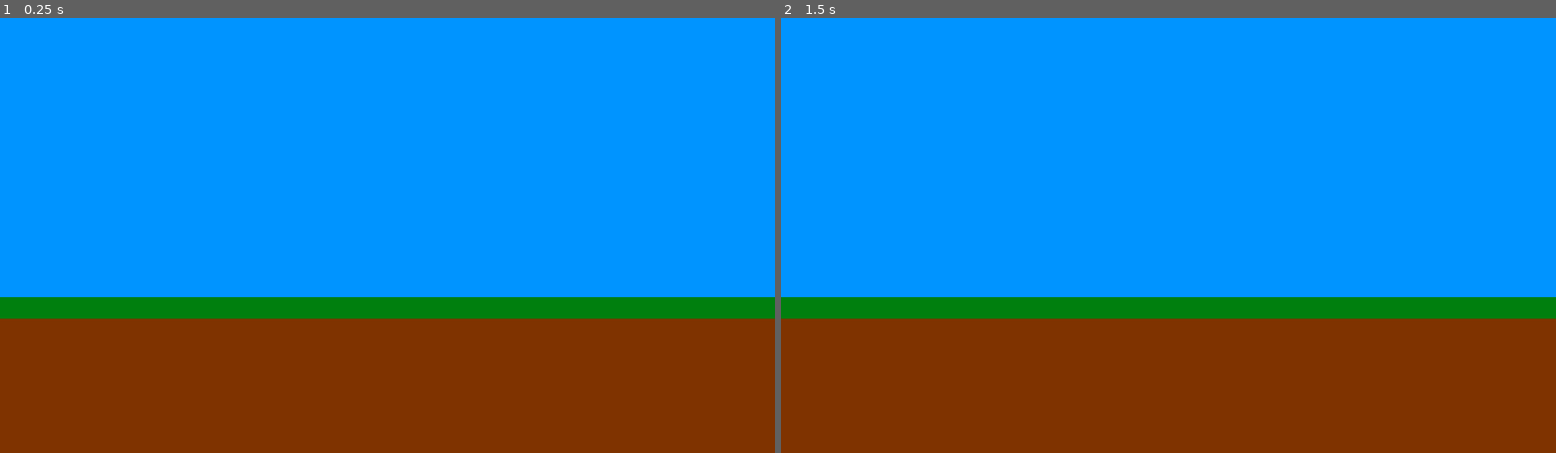
Above: before the commit, frames 1-2 (left to right).
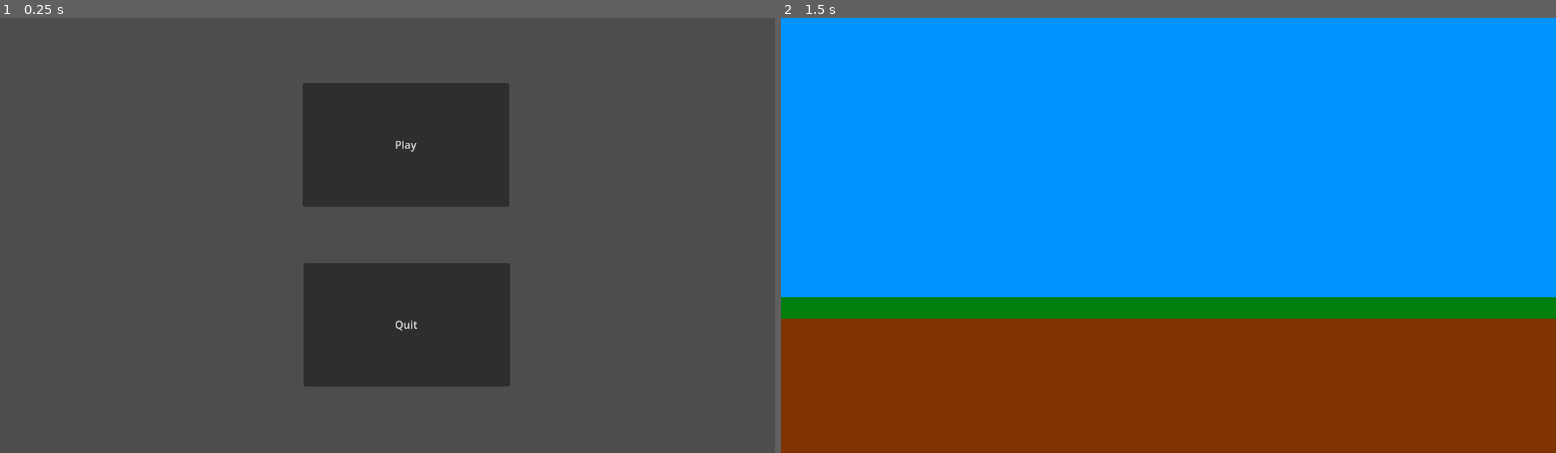
Above: after the commit, the same moments.

Repository: ponito/2DGame
Game: Godot game, scene res://menu.tscn
Same seed, same stepped clock (60 frames per second), same inputs: the game is played once before the commit and once after it. Before the commit the project starts from res://field.tscn.
Inputs (mouse positions are in pixels of both pictures, inside the frame that each line leads up to):
- Up to frame 1 (0.25 s): no input
- Up to frame 2 (1.5 s): click (1184, 144) at 0.5 s, where only the run after the commit has a clickable "Play"; tap Enter at 1.25 s

The runs differ from the first frame. In frame 1, 100% of the frame differs, in the area x 0-100%, y 0-100%; in frame 2, nothing differs.

Commit message:
changes

Diff:
--- a/project.godot
+++ b/project.godot
@@ -11,7 +11,7 @@
 [application]
 
 config/name="2DGame"
-run/main_scene="res://field.tscn"
+run/main_scene="res://menu.tscn"
 config/features=PackedStringArray("4.2", "Forward Plus")
 config/icon="res://icon.svg"
 <<<<<<<Updatedupstreamrun/main_scene="res://menu.tscn"
Not shown: 1 places in menu.tscn that only renumber resources
